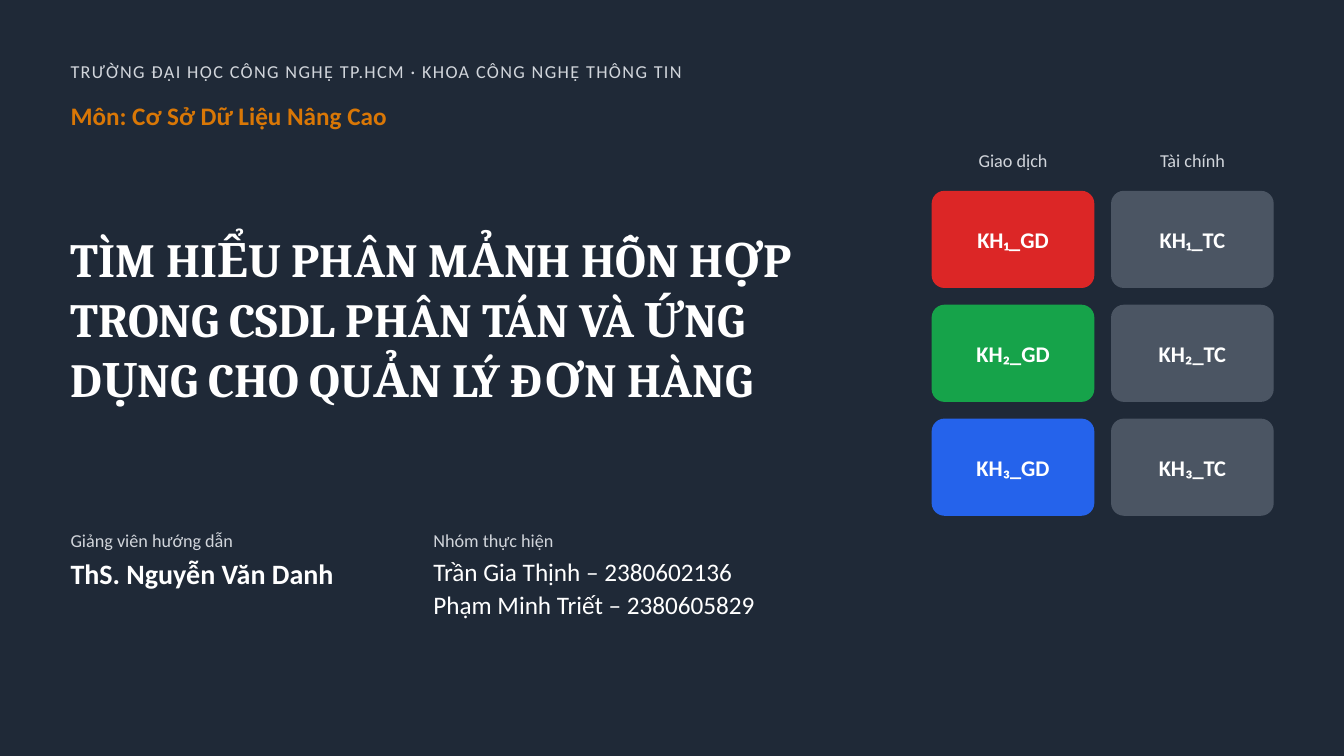
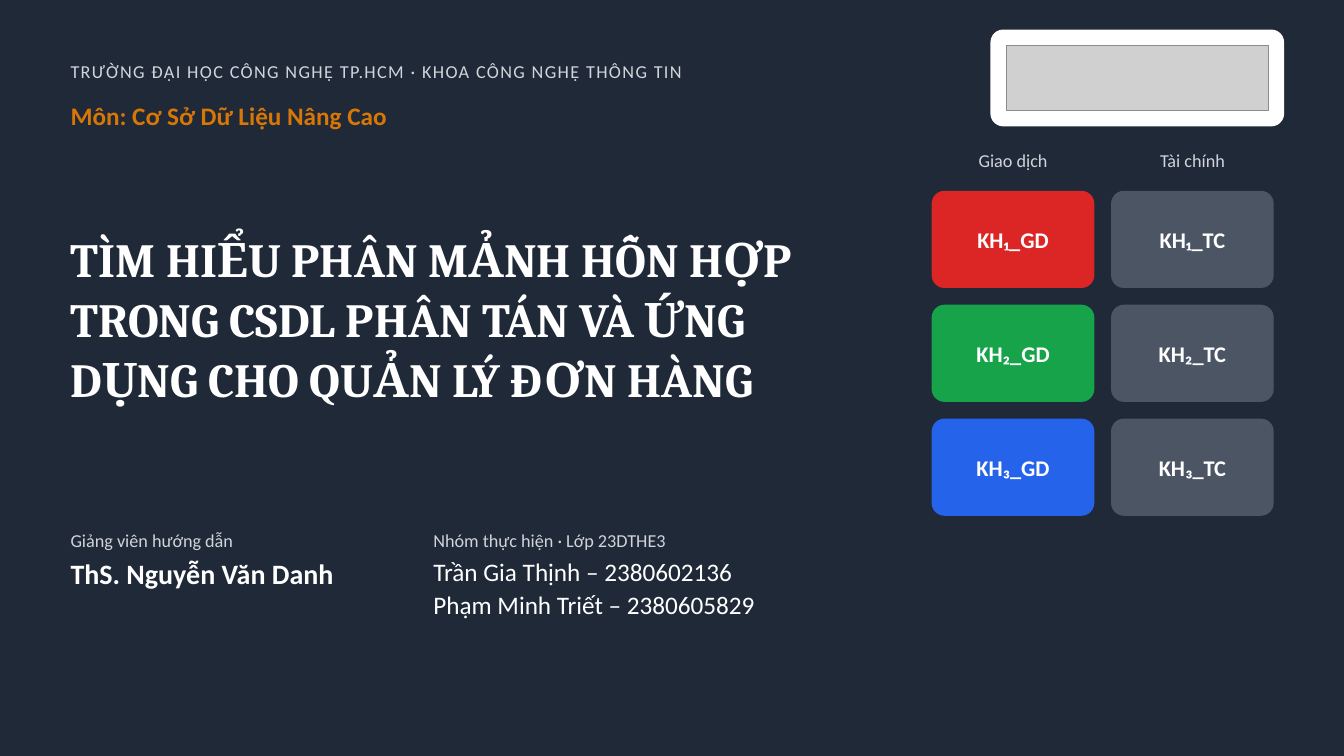
Before and after one commit to LixusThinh/distributed-db-hybrid-fragmentation, a slide deck: slide 1 of slides/Slide_PhanManhHonHop.pptx. Drawn at 1344x756 pixels with LibreOffice and Linux fonts; fonts in the diff are those of the drawing; grey boxes stand for pictures. Boxes give left, top, right and bottom in pixels: in the first picture for what was removed or moved away, otherwise in the second. Text is boxed around its words. In the diff, an @@ line names an element or a change of style, - is before the commit and + after.

```diff
--- a/slides/Slide_PhanManhHonHop.pptx
+++ b/slides/Slide_PhanManhHonHop.pptx
@@ rounded rectangle added at (991, 30, 1284, 126), fill #FFFFFF, outline #FFFFFF 1 pt @@
@@ picture added at (1006, 45, 1268, 111) @@
@@ text at (433, 534, 666, 550): text changed @@
-Nhóm thực hiện
+Nhóm thực hiện · Lớp 23DTHE3
```
Also in this commit, not shown: 17 other files.
